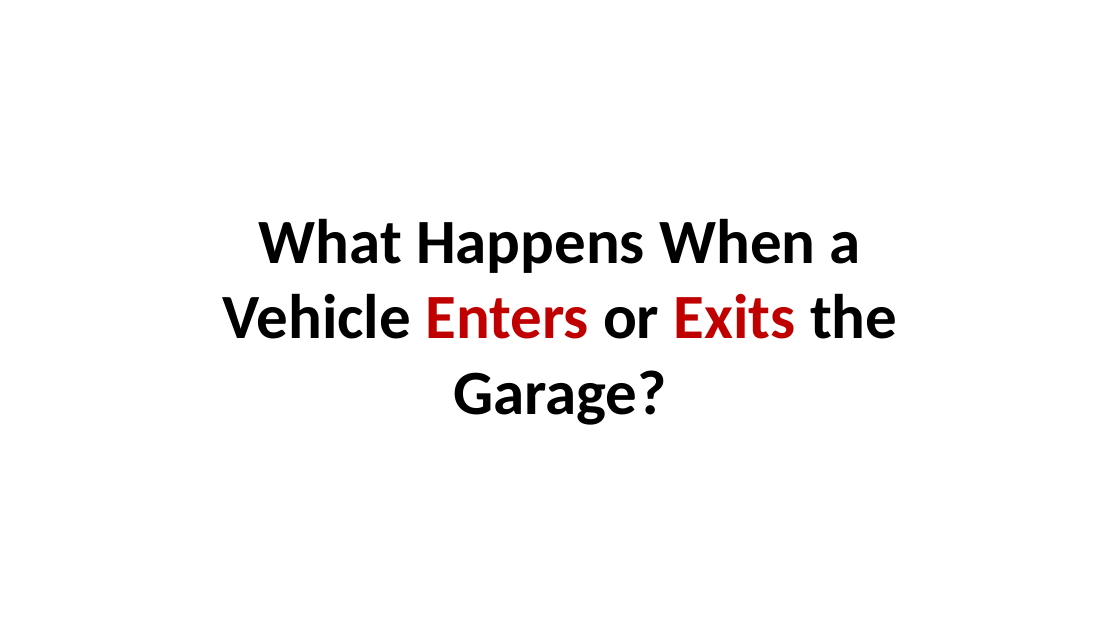
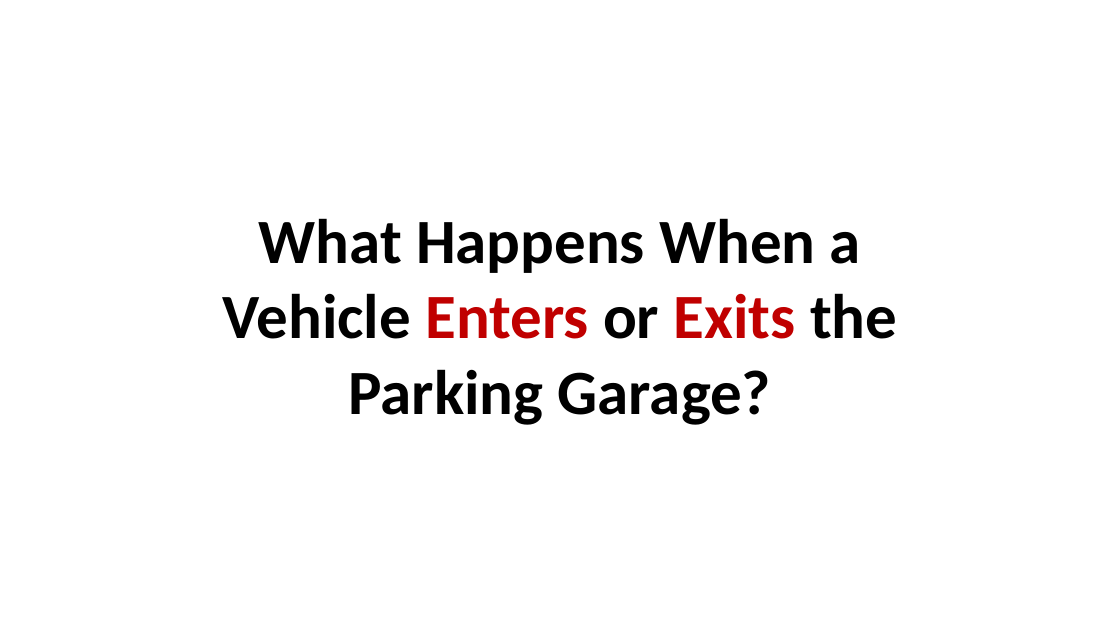
Before and after one commit to HaRsHa91544/parking-management-system, a slide deck: slide 6 of ppt.pptx. Drawn at 1120x630 pixels with LibreOffice and Linux fonts; fonts in the diff are those of the drawing. Boxes give left, top, right and bottom in pixels: in the first picture for what was removed or moved away, otherwise in the second. Text is boxed around its words. In the diff, an @@ line names an element or a change of style, - is before the commit and + after.

Commit message:
Updated the PPT

```diff
--- a/ppt.pptx
+++ b/ppt.pptx
@@ text at [223,218,897,425]: text changed @@
-What Happens When a Vehicle Enters or Exits the Garage?
+What Happens When a Vehicle Enters or Exits the Parking Garage?
```
Also in this commit, not shown: 1 other slide changed, 2 other files.
